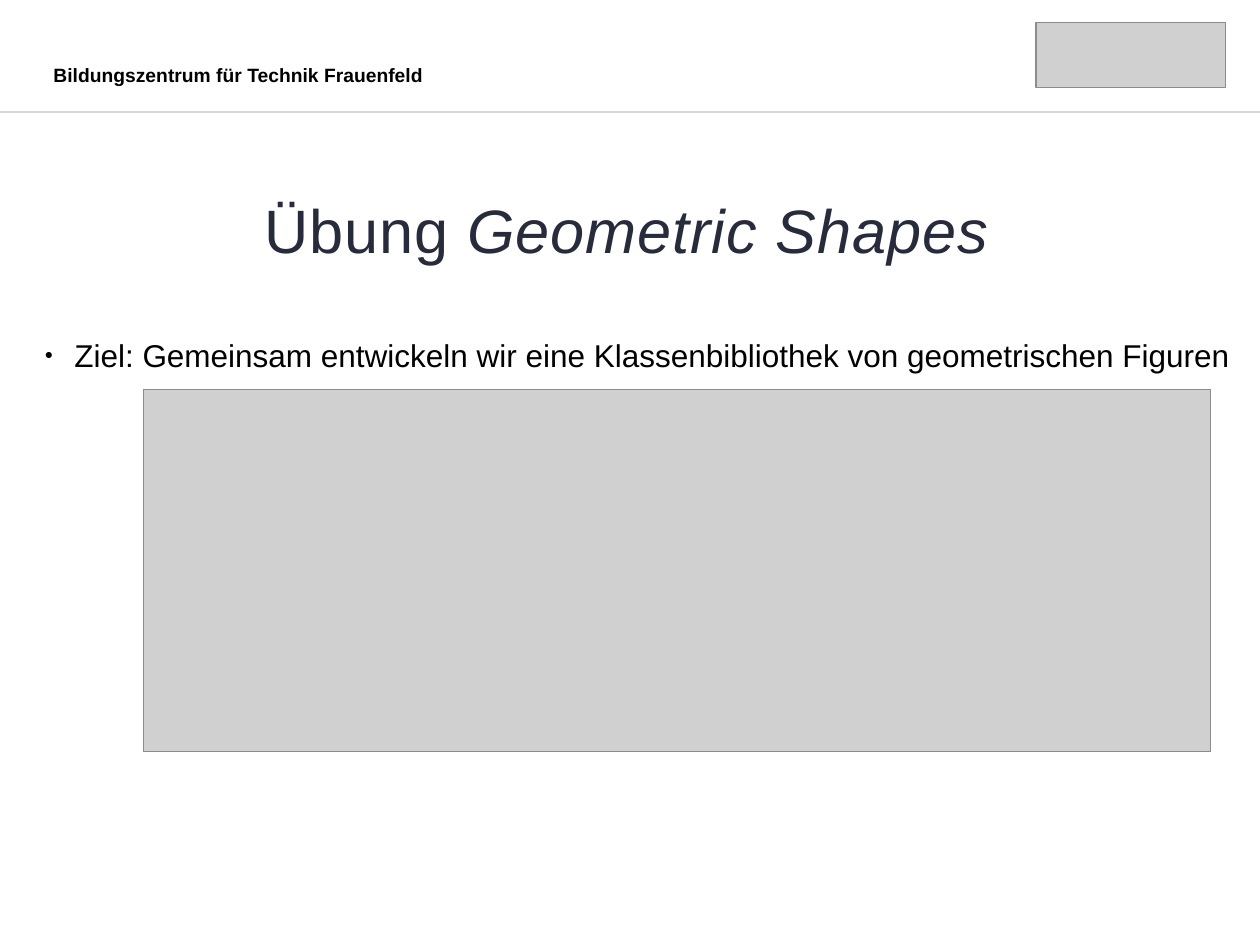
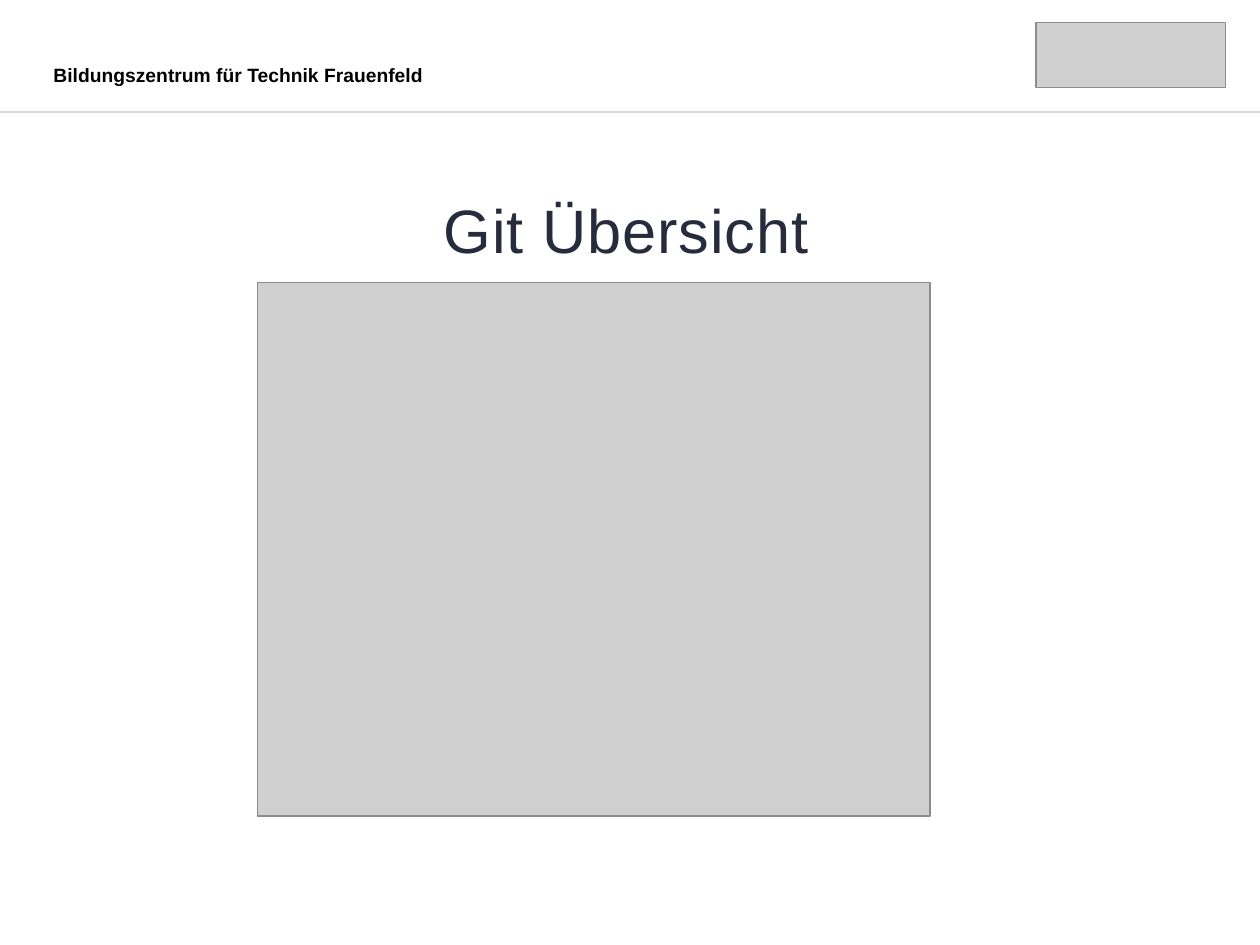
Before and after one commit to MicCalo/Applikationsentwicklung, a slide deck: slide 11 of Tag 7/Slides.odp (slide 10 before the commit). Drawn at 1260x945 pixels with LibreOffice and Linux fonts; fonts in the diff are those of the drawing; grey boxes stand for pictures. Boxes give left, top, right and bottom in pixels: in the first picture for what was removed or moved away, otherwise in the second. Text is boxed around its words. In the diff, an @@ line names an element or a change of style, - is before the commit and + after.

```diff
--- a/Tag 7/Slides.odp
+++ b/Tag 7/Slides.odp
@@ text at bbox=[444, 204, 809, 254]: text changed; italic off @@
-Übung Geometric Shapes
+Git Übersicht
@@ picture: place and size @@
-picture at bbox=[144, 389, 1210, 751]
+picture at bbox=[257, 282, 930, 815]
@@ text removed at bbox=[74, 344, 1229, 373] @@
-● Ziel: Gemeinsam entwickeln wir eine Klassenbibliothek von geometrischen Figuren
```
Also in this commit, not shown: 3 other slides changed, 5 slides added, 1 slide removed, 12 other files.
